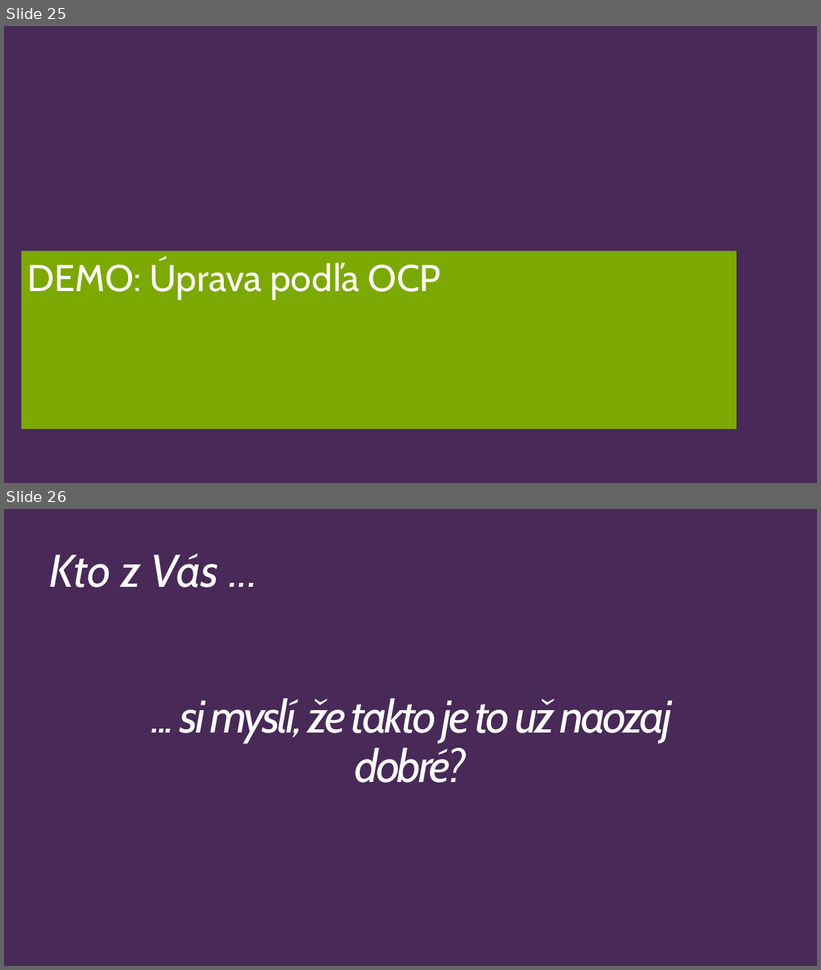
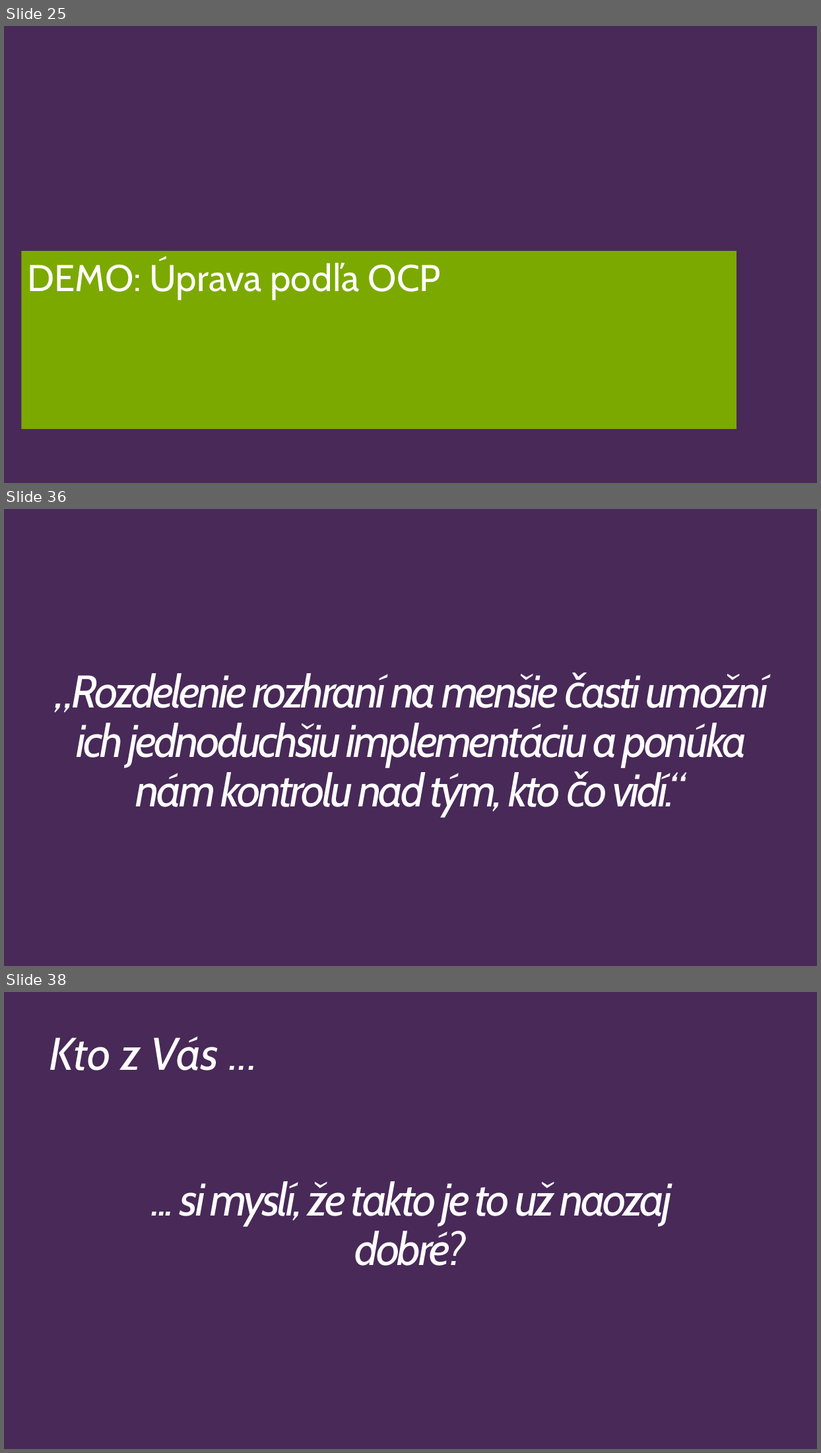
Before and after one commit to Burgyn/SOLID-Principles, a slide deck: SOLIDPrinciples.pptx. Shown one above the other, each under a label of ours: slides 25 and 26 before the commit, slides 25, 36 and 38 after it; the slides between them are not shown. The pictures are 821x970 and 821x1453 pixels, drawn with LibreOffice and Linux fonts; fonts in the diff are those of the drawing. Boxes give left, top, right and bottom in pixels: in the first picture for what was removed or moved away, otherwise in the second. Text is boxed around its words. In the diff, an @@ line names an element or a change of style, - is before the commit and + after.

```diff
--- a/SOLIDPrinciples.pptx
+++ b/SOLIDPrinciples.pptx
@@ slide 36 added at <box>4,509,817,966</box>, background #482958 @@
@@ title added at <box>55,673,768,817</box>, 54 pt, text #FFFFFF, italic @@
+„Rozdelenie rozhraní na menšie časti umožní ich jednoduchšiu implementáciu a ponúka nám kontrolu nad tým, kto čo vidí.“
@@ what was slide 26 is now slide 38 @@
```
Also in this commit, not shown: 4 slides changed, 13 other slides added, 2 slides removed, 1 other file.
